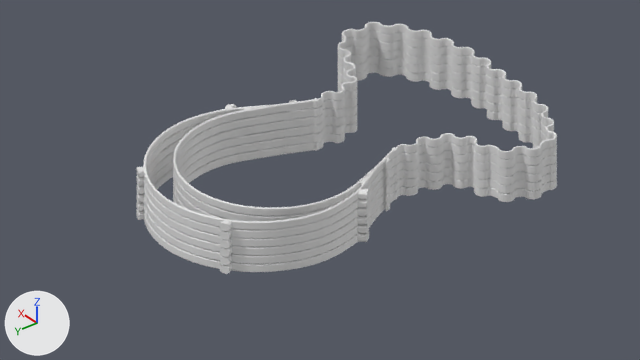
Two versions of the Blender file ecovid-faceshield-v11.blend, one commit apart.
One viewpoint serves both versions: the file's camera 'Camera_Side'. Every picture has the same lights, and +X, +Y and +Z are marked at lower left.

Script lines for the objects in view, before the commit:
```python
ob_external = bpy.data.objects.new('External', me_cylinder_001)
ob_external.location = (0.0, 0.91, -0.18)
ob_internal = bpy.data.objects.new('Internal', me_cylinder)
ob_internal.location = (0.0, 0.0, 0.0)
ob_strap_path = bpy.data.objects.new('Strap_path', me_beziercurve_001)
ob_strap_path.location = (0.0, -6.0, 1.23)
ob_strap_path.scale = (1.01, 1.0, 1.0)
```
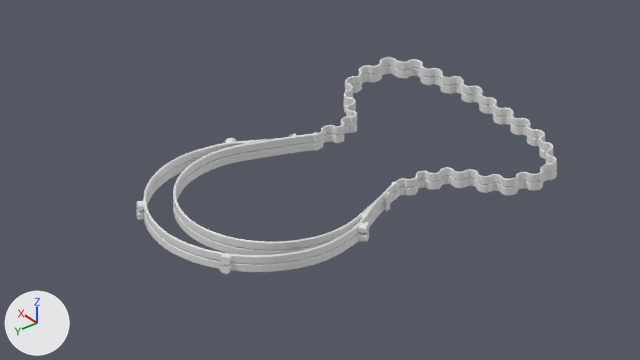
The change, as a list of edits to the scene's bpy script:
```text
Change cu_beziercurve:
    where _sp = cu_beziercurve.splines.new('BEZIER'); _sp.bezier_points.add(14)
    remove _sp.bezier_points.foreach_set('co', [-3.067, -0.0683, -0.65, -3.067, -0.298, -0.65, -4.195, -3.029, -0.65, -5.931, -3.465, -0.65, -6.986, -4.6, -0.65, -7.226, -6.123, -0.65, -3.902, -7.943, -0.65, 0.121, -8.241, -0.65, 3.482, -8.081, -0.65, 6.013, -7.168, -0.65, 7.099, -4.843, -0.65, 5.04, -3.357, -0.65, 3.633, -2.458, -0.65, 2.97, -1.127, -0.65, 3.026, -0.344, -0.65])
    remove _sp.bezier_points.foreach_set('handle_left', [-3.114, 0.44, -0.65, -3.081, -0.149, -0.65, -3.735, -2.738, -0.65, -4.922, -3.157, -0.65, -6.573, -3.688, -0.65, -7.626, -5.557, -0.65, -5.062, -7.689, -0.65, -0.883, -8.201, -0.65, 2.453, -8.366, -0.65, 5.355, -7.743, -0.65, 7.134, -6.403, -0.65, 5.963, -3.939, -0.65, 4.139, -2.702, -0.65, 3.115, -1.692, -0.65, 2.995, -0.616, -0.65])
    remove _sp.bezier_points.foreach_set('handle_right', [-3.053, -0.212, -0.65, -2.957, -1.406, -0.65, -4.867, -3.456, -0.65, -6.189, -3.44, -0.65, -7.103, -4.858, -0.65, -7.07, -6.401, -0.65, -2.802, -8.182, -0.65, 1.212, -8.537, -0.65, 4.947, -7.676, -0.65, 6.855, -6.775, -0.65, 7.083, -4.125, -0.65, 4.165, -2.912, -0.65, 3.198, -2.249, -0.65, 2.904, -0.871, -0.65, 3.053, -0.106, -0.65])
    add _sp.bezier_points.foreach_set('co', [-3.067, -0.0683, -0.65, -3.067, -0.298, -0.65, -4.195, -3.029, -0.65, -6.012, -4.112, -0.65, -6.472, -5.236, -0.65, -6.411, -6.781, -0.65, -3.821, -8.12, -0.65, 0.121, -8.241, -0.65, 3.482, -8.081, -0.65, 5.72, -7.446, -0.65, 6.406, -5.373, -0.65, 5.04, -3.357, -0.65, 3.633, -2.458, -0.65, 2.97, -1.127, -0.65, 3.026, -0.344, -0.65])
    add _sp.bezier_points.foreach_set('handle_left', [-3.114, 0.44, -0.65, -3.081, -0.149, -0.65, -3.735, -2.738, -0.65, -5.095, -3.589, -0.65, -6.059, -4.324, -0.65, -6.811, -6.215, -0.65, -4.98, -7.866, -0.65, -0.883, -8.201, -0.65, 2.453, -8.366, -0.65, 5.061, -8.02, -0.65, 6.507, -6.444, -0.65, 5.963, -3.939, -0.65, 4.139, -2.702, -0.65, 3.115, -1.692, -0.65, 2.995, -0.616, -0.65])
    add _sp.bezier_points.foreach_set('handle_right', [-3.053, -0.212, -0.65, -2.957, -1.406, -0.65, -4.867, -3.456, -0.65, -6.269, -4.144, -0.65, -6.59, -5.495, -0.65, -6.255, -7.059, -0.65, -2.72, -8.359, -0.65, 1.212, -8.537, -0.65, 4.947, -7.676, -0.65, 6.561, -7.052, -0.65, 6.339, -4.658, -0.65, 4.165, -2.912, -0.65, 3.198, -2.249, -0.65, 2.904, -0.871, -0.65, 3.053, -0.106, -0.65])
Change ob_strap_path:
    ob_strap_path.scale: (1.01, 1.0, 1.0) -> (0.987, 1.0, 1.0)
    where _m = ob_strap_path.modifiers.new('Array', 'ARRAY')
    _m.count: 25 -> 24
    where _m = ob_strap_path.modifiers.new('Stack', 'ARRAY')
    remove _m.count = 6
Change ob_internal:
    where _m = ob_internal.modifiers.new('Stack', 'ARRAY')
    remove _m.count = 6
Change ob_external:
    where _m = ob_external.modifiers.new('Stack', 'ARRAY')
    remove _m.count = 6
```

Where the change shows, as pixel boxes [x1, y1, x2, y2] in the pictures (640 x 360 px):
'Strap_path', reshaped, rescaled, modifiers changed (22% shorter)
    before: [318, 22, 557, 202]
    after: [318, 57, 557, 197]
'External', modifiers changed (20% shorter)
    before: [137, 104, 380, 274]
    after: [137, 138, 380, 274]
'Internal', modifiers changed (22% shorter)
    before: [173, 98, 397, 255]
    after: [173, 132, 397, 255]
